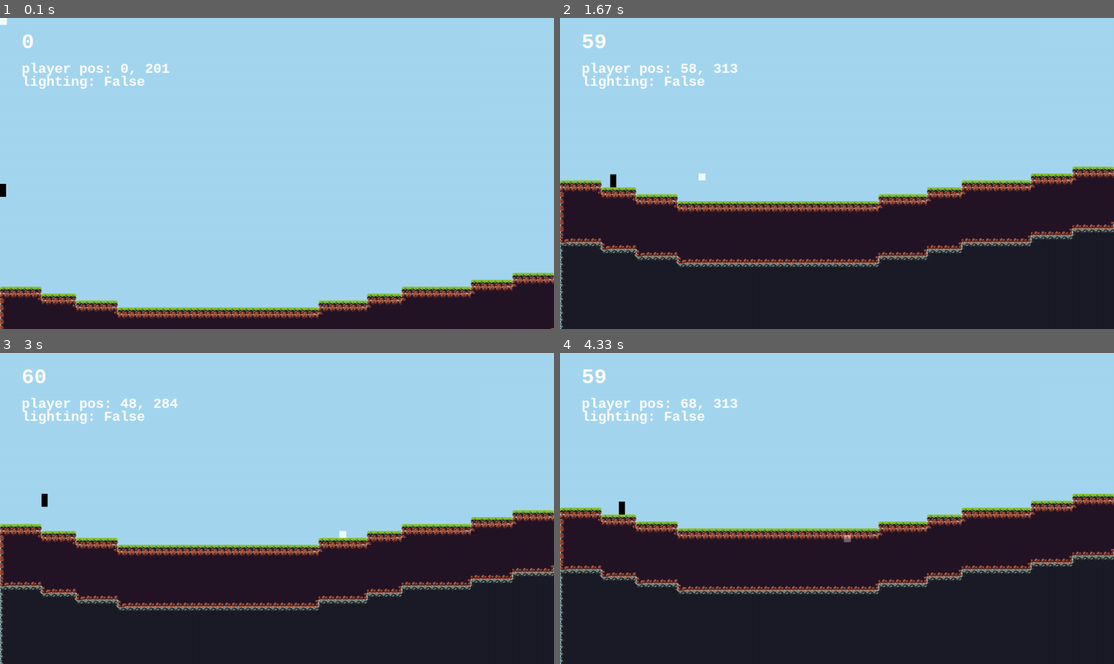
Above: before the commit, frames 1-4 (two rows, left to right).
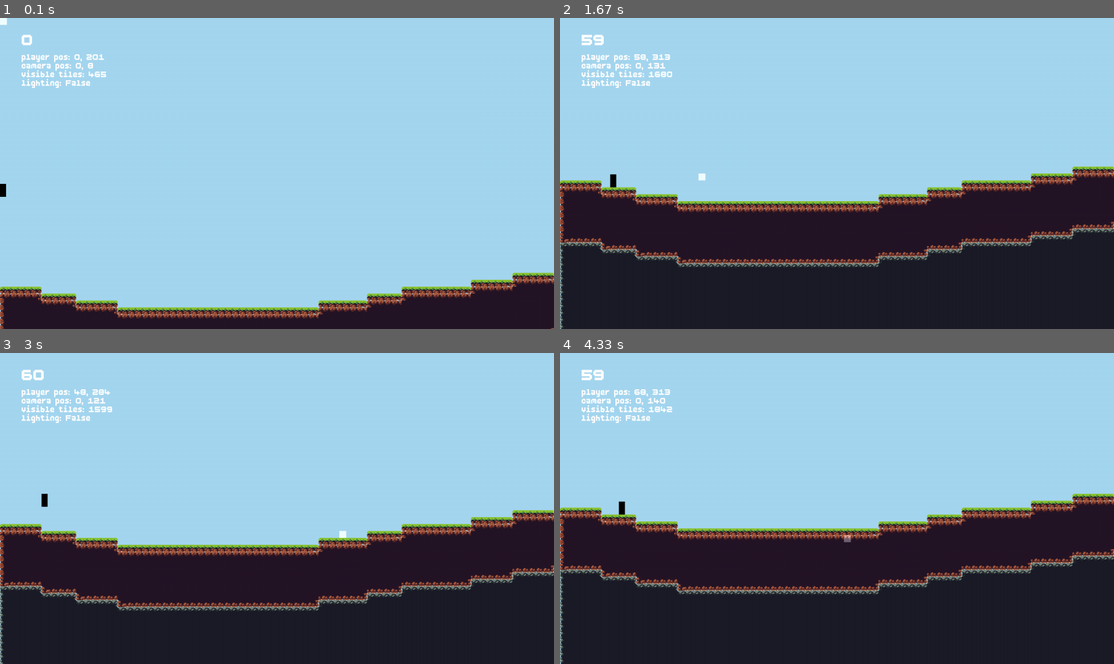
Above: after the commit, the same moments.

Repository: Nicholas-Merillat/tilemap-pygame
Game: pygame game, started from main.py
Same seed, same stepped clock (60 frames per second), same inputs: the game is played once before the commit and once after it.
Inputs (mouse positions are in pixels of both pictures, inside the frame that each line leads up to):
- Up to frame 1 (0.1 s): no input
- Up to frame 2 (1.67 s): hold D 0.33-0.8 s; move the mouse to (814, 185) at 0.37 s; hold W 0.83-1.13 s; move the mouse to (1014, 164) at 0.87 s; hold D 1.17-1.63 s; move the mouse to (704, 176) at 1.2 s
- Up to frame 3 (3 s): hold A 1.67-2.2 s; move the mouse to (105, 461) at 1.7 s; hold A 2.23-2.63 s; move the mouse to (360, 399) at 2.27 s; hold W from 2.67 s (still down); move the mouse to (343, 536) at 2.7 s
- Up to frame 4 (4.33 s): release W at 3.03 s; hold D 3.07-3.7 s; move the mouse to (848, 402) at 3.1 s; hold A 3.73-4.2 s; move the mouse to (637, 499) at 3.77 s; hold D from 4.23 s (still down); move the mouse to (842, 539) at 4.27 s

The runs differ from the first frame. In frame 1, 1.0% of the frame differs, in the area x 3-31%, y 5-23%; in frame 2, 1.1%, in the area x 3-32%, y 5-23%; in frame 3, 1.1%; in frame 4, 1.1%.

Commit message:
lots of stuff

Diff:
--- a/main.py
+++ b/main.py
@@ -21,9 +21,9 @@
 
         self.clock = pygame.time.Clock()
 
-        self.font_big = pygame.font.SysFont('Monospace', int(24 * self.screen_scale_factor.x), True)
-        self.font_medium = pygame.font.SysFont('Monospace', int(16 * self.screen_scale_factor.x), True)
-        self.font_small = pygame.font.SysFont('Monospace', int(8 * self.screen_scale_factor.x), True)
+        self.font_big = pygame.font.Font('content/bolds-pixels.ttf', int(24 * self.screen_scale_factor.x))
+        self.font_medium = pygame.font.Font('content/bolds-pixels.ttf', int(16 * self.screen_scale_factor.x))
+        self.font_small = pygame.font.Font('content/bolds-pixels.ttf', int(12 * self.screen_scale_factor.x))
         self.debug_text_color = (255,255,255)
 
         self.camera = Camera(0, 0, True)
@@ -55,11 +55,21 @@
 
         # Anything to be rendered at full res (UI, etc) should be put below and drawn onto screen instead of viewport
         fps_text = self.font_big.render(f'{int(self.clock.get_fps())}', True, self.debug_text_color)
-        lighting_text = self.font_medium.render(f'lighting: {self.lighting}', True, self.debug_text_color)
-        player_pos_text = self.font_medium.render(f'player pos: {int(self.player.x)}, {int(self.player.y)}', True, self.debug_text_color)
+        lighting_text = self.font_small.render(f'lighting: {self.lighting}', True, self.debug_text_color)
+        player_pos_text = self.font_small.render(f'player pos: {int(self.player.x)}, {int(self.player.y)}', True, self.debug_text_color)
+        camera_pos_text = self.font_small.render(f'camera pos: {int(self.camera.x)}, {int(self.camera.y)}', True, self.debug_text_color)
+        visible_tiles_text = self.font_small.render(f'visible tiles: {self.tilemap.tile_count}', True, self.debug_text_color)
         self.screen.blit(fps_text, fps_text.get_rect(topleft=(25 * self.screen_scale_factor.x, 15 * self.screen_scale_factor.y)))
-        self.screen.blit(player_pos_text, player_pos_text.get_rect(topleft=(25 * self.screen_scale_factor.x, 50 * self.screen_scale_factor.y)))
-        self.screen.blit(lighting_text, lighting_text.get_rect(topleft=(25 * self.screen_scale_factor.x, 65 * self.screen_scale_factor.y)))
+        self.screen.blit(player_pos_text, player_pos_text.get_rect(topleft=(25 * self.screen_scale_factor.x, 40 * self.screen_scale_factor.y)))
+        self.screen.blit(camera_pos_text, camera_pos_text.get_rect(topleft=(25 * self.screen_scale_factor.x, 50 * self.screen_scale_factor.y)))
+        self.screen.blit(visible_tiles_text, visible_tiles_text.get_rect(topleft=(25 * self.screen_scale_factor.x, 60 * self.screen_scale_factor.y)))
+        self.screen.blit(lighting_text, lighting_text.get_rect(topleft=(25 * self.screen_scale_factor.x, 70 * self.screen_scale_factor.y)))
+
+    def refresh(self):
+        self.screen_scale_factor = pygame.math.Vector2(self.screen.size[0] / VIEWPORT_RESOLUTION[0], self.screen.size[1] / VIEWPORT_RESOLUTION[1])
+        self.font_big = pygame.font.Font('content/bolds-pixels.ttf', int(24 * self.screen_scale_factor.x))
+        self.font_medium = pygame.font.Font('content/bolds-pixels.ttf', int(16 * self.screen_scale_factor.x))
+        self.font_small = pygame.font.Font('content/bolds-pixels.ttf', int(12 * self.screen_scale_factor.x))
 
     def run(self):
         self.delta = (self.clock.tick(MAX_FPS) / 1000) * PHYSICS_FPS
@@ -79,8 +89,7 @@
                             self.fullscreen = True
                             self.screen = pygame.display.set_mode(self.display_resolution, pygame.FULLSCREEN)
 
-                        self.screen_scale_factor = pygame.math.Vector2(self.screen.size[0] / VIEWPORT_RESOLUTION[0], self.screen.size[1] / VIEWPORT_RESOLUTION[1])
-                        self.font_big = pygame.font.SysFont('Monospace', int(24 * self.screen_scale_factor.x), True)
+                        self.refresh()
                     elif event.key == pygame.K_LSHIFT:
                         self.lighting = not self.lighting
 
--- a/tilemap.py
+++ b/tilemap.py
@@ -8,6 +8,7 @@
         self.cursor.fill((75,75,75))
         self.camera = camera
 
+        self.tile_count = 0
         self.grid = numpy.full((TILEMAP_SIZE[0], TILEMAP_SIZE[1]), 0)
         self.offsets = [(0, -1, 0), (-1, 0, 1), (1, 0, 2), (0, 1, 3)]
 
@@ -21,7 +22,7 @@
             tiles = file_content.splitlines()
             for tile in tiles:
                 if tile != 'air':
-                    image_path = f'content/sprites/{tile}-old.png'
+                    image_path = f'content/sprites/{tile}-fast.png'
                     try:
                         surface = pygame.image.load(image_path)
                         surface = surface.convert_alpha()
@@ -64,6 +65,8 @@
             self.set_tile(x, range(y + 9, TILEMAP_SIZE[1]), 3)
 
     def update(self):
+        self.tile_count = 0
+
         # Range used to see which tiles to render on screen based on what the camera can see
         self.camera_to_tile = self.screen_to_tile(self.camera.x % TILE_SIZE, self.camera.y % TILE_SIZE)
         self.visible_tiles_x = math.ceil((VIEWPORT_RESOLUTION[0] - self.camera.zoom) / TILE_SIZE)
@@ -74,24 +77,19 @@
         self.surface.fill((165,215,240))
         tile_surfaces = []
 
-        for x in self.visible_x:
-            for y in self.visible_y:
+        for y in self.visible_y:
+            for x in self.visible_x:
                 tile_id = self.grid[x, y] # Accessing directly instead of using get_tile is marginally faster
                 if tile_id >= 1:
-                    bitmask = 0
+                    self.tile_count += 1
 
                     # Bit masking for auto tiling
-                    for i in self.offsets:
-                        nx, ny = x + i[0], y + i[1]
+                    bitmask = 0
+                    for bit in self.offsets:
+                        nx, ny = x + bit[0], y + bit[1]
                         if 0 <= nx < TILEMAP_SIZE[0] and 0 <= ny < TILEMAP_SIZE[1]:
                             if self.grid[nx][ny] == tile_id:
-                                bitmask |= (1 << i[2])
-
-                    # for dx, dy, bit in self.offsets:
-                    #     nx, ny = x + dx, y + dy
-                    #     if 0 <= nx < TILEMAP_SIZE[0] and 0 <= ny < TILEMAP_SIZE[1]:
-                    #         if self.grid[nx, ny] == tile_id:
-                    #             bitmask |= (1 << bit)
+                                bitmask |= (1 << bit[2])
 
                     tile_surfaces.append(((self.tilesets[tile_id - 1].get_tile_surface(bitmask)), (math.floor((x * TILE_SIZE) - self.camera.x), math.floor((y * TILE_SIZE)  - self.camera.y), TILE_SIZE, TILE_SIZE)))
         self.rects = self.surface.blits(tile_surfaces, True)
Binary file added: content/bolds-pixels.ttf
Binary file changed: content/icon.png
Renamed: content/sprites/dirt.png -> content/sprites/dirt-fancy.png
Renamed: content/sprites/dirt-old.png -> content/sprites/dirt-fast.png
Renamed: content/sprites/grass.png -> content/sprites/grass-fancy.png
Renamed: content/sprites/grass-old.png -> content/sprites/grass-fast.png
Renamed: content/sprites/stone.png -> content/sprites/stone-fancy.png
Renamed: content/sprites/stone-old.png -> content/sprites/stone-fast.png
